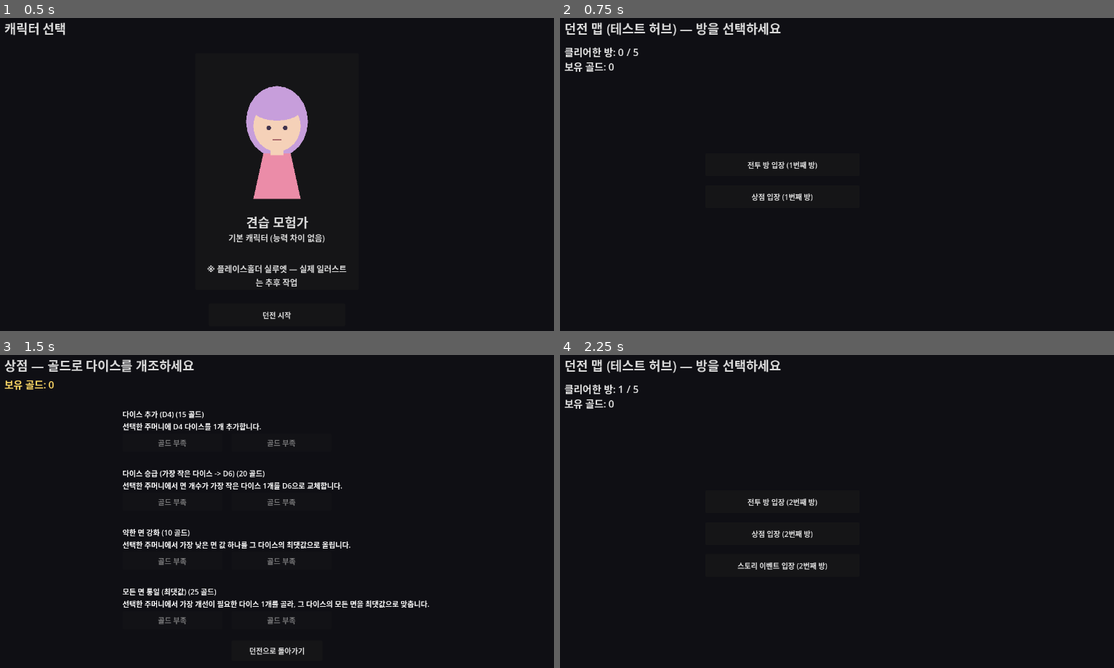
Above: before the commit, frames 1-4 (two rows, left to right).
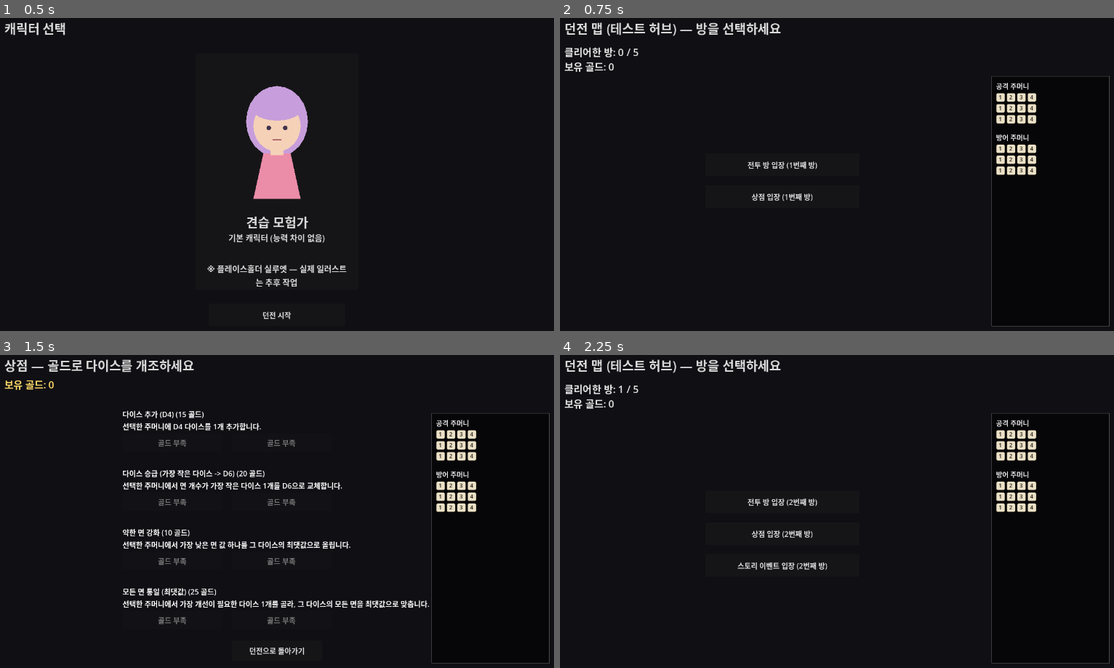
Above: after the commit, the same moments.

Repository: YGseok/ProjectD
Game: Godot game, scene res://code/scenes/character_select.tscn
Two runs of this game, one before a commit and one after it. Both use one fixed random seed, a clock stepped at 60 frames per second and the inputs below.
Inputs:
- Up to frame 1 (0.5 s): no input
- Up to frame 2 (0.75 s): click "던전 시작" at 0.5 s
- Up to frame 3 (1.5 s): click "상점 입장 (1번째 방)" at 1.25 s
- Up to frame 4 (2.25 s): click "던전으로 돌아가기" at 2 s

Frame 1 is identical in both runs. In frame 2, 1.4% of the frame differs, in the area x 77-100%, y 18-99%; in frame 3, 1.4%; in frame 4, 1.4%.

Commit message:
feat: 공격/방어 덱 상시 표시 패널(view-only) 추가
INBOX.md 피드백("내 공격 덱과 방어 덱이 어떤 눈금을 보유한 주사위들인지 항상
떠있으면 좋겠다")을 반영. 새 DeckPanel(code/scenes/deck_panel.gd)을
dungeon_map/shop/event/story_event 4개 화면 우측에 붙여 RunState의 공격/방어
주머니 구성을 조회 전용으로 상시 표시한다. RunState 변경을 프레임마다 서명
비교로 감지해 자동 갱신하므로 각 씬에 별도 배선이 필요 없다.

combat_test.tscn은 화면이 이미 꽉 차 있어 이번엔 제외(다음 이터레이션 큐에 기록).
STATUS.md/INBOX.md 인수인계 갱신 포함.

Co-Authored-By: Claude Sonnet 5 <noreply@anthropic.com>

Diff:
--- /dev/null
+++ b/code/scenes/deck_panel.gd
@@ -0,0 +1,119 @@
+class_name DeckPanel
+extends PanelContainer
+## 화면 한쪽에 상시 떠 있는 "내 덱 보기" 패널 (view-only).
+## INBOX.md 피드백(2026-09-03): "내 공격 덱과 방어 덱이 어떤 눈금을 보유한 주사위들인지
+## 항상 떠있으면 좋겠다 (전투 중에도, 선택지 중에도)".
+##
+## STATUS.md 큐 0번 권고("공용 패널을 한 번에 다 하지 말고 '보기 전용 패널 추가'부터
+## 작게 시작할 것")를 반영해, 이번 이터레이션에서는 상호작용(커스터마이징) 없이
+## 공격/방어 주머니 구성을 보여주기만 한다. 여러 씬(dungeon_map/shop/event/
+## story_event)에 그대로 붙여 쓸 수 있도록 스크립트 하나로 완결된 Control이며
+## 별도 .tscn이 필요 없다 (shape_die_chip.gd와 같은 패턴).
+##
+## combat_test.tscn은 화면이 이미 다이스 뷰포트/초상화/로그로 꽉 차 있어 이 패널을
+## 넣을 여유 공간이 없다 — 다음 이터레이션에서 레이아웃을 다시 짜야 함 (docs/STATUS.md
+## 참고).
+
+const CHIP_SIZE := 20.0
+const CHIP_GAP := 3.0
+const SECTION_GAP := 10.0
+
+var _vbox: VBoxContainer
+var _last_signature := ""
+
+
+func _ready() -> void:
+	var style := StyleBoxFlat.new()
+	style.bg_color = Color(0, 0, 0, 0.6)
+	style.border_width_left = 1
+	style.border_width_top = 1
+	style.border_width_right = 1
+	style.border_width_bottom = 1
+	style.border_color = Color(0.4, 0.4, 0.4)
+	style.content_margin_left = 10
+	style.content_margin_top = 10
+	style.content_margin_right = 10
+	style.content_margin_bottom = 10
+	add_theme_stylebox_override("panel", style)
+
+	_vbox = VBoxContainer.new()
+	_vbox.add_theme_constant_override("separation", 4)
+	add_child(_vbox)
+	_rebuild()
+
+
+## 커스터마이징/아이템 적용 등으로 RunState의 다이스 구성이 바뀔 수 있으므로, 매
+## 프레임 내용을 문자열 서명으로 비교해 실제로 바뀐 경우에만 다시 그린다 (모든
+## 호출부에 "덱이 바뀌면 패널도 갱신해라" 배선을 일일이 추가하지 않아도 되게 하기
+## 위함 — 다이스 개수가 많아야 수십 개 수준이라 매 프레임 비교 비용은 무시할 만함).
+func _process(_delta: float) -> void:
+	var sig := _signature()
+	if sig != _last_signature:
+		_last_signature = sig
+		_rebuild()
+
+
+func _signature() -> String:
+	return "%s#%s" % [_bag_signature(RunState.player_attack_bag), _bag_signature(RunState.player_defense_bag)]
+
+
+func _bag_signature(bag: DiceBag) -> String:
+	var s := ""
+	for faces in bag.dice:
+		s += "["
+		for v in faces:
+			s += str(v) + ","
+		s += "]"
+	return s
+
+
+func _rebuild() -> void:
+	for c in _vbox.get_children():
+		c.queue_free()
+	_add_section("공격 주머니", RunState.player_attack_bag)
+	_add_spacer()
+	_add_section("방어 주머니", RunState.player_defense_bag)
+
+
+func _add_section(title_text: String, bag: DiceBag) -> void:
+	var title := Label.new()
+	title.text = title_text
+	title.add_theme_font_size_override("font_size", 15)
+	title.add_theme_color_override("font_color", Color(0.9, 0.9, 0.9))
+	_vbox.add_child(title)
+	for faces in bag.dice:
+		var row := HBoxContainer.new()
+		row.add_theme_constant_override("separation", CHIP_GAP)
+		for v in faces:
+			row.add_child(_make_chip(v))
+		_vbox.add_child(row)
+
+
+func _make_chip(value: int) -> Control:
+	var panel := Panel.new()
+	panel.custom_minimum_size = Vector2(CHIP_SIZE, CHIP_SIZE)
+	var style := StyleBoxFlat.new()
+	style.bg_color = Color(0.92, 0.88, 0.78)
+	style.border_width_left = 1
+	style.border_width_top = 1
+	style.border_width_right = 1
+	style.border_width_bottom = 1
+	style.border_color = Color(0.15, 0.12, 0.08)
+	style.set_corner_radius_all(3)
+	panel.add_theme_stylebox_override("panel", style)
+
+	var label := Label.new()
+	label.text = str(value)
+	label.set_anchors_preset(Control.PRESET_FULL_RECT)
+	label.horizontal_alignment = HORIZONTAL_ALIGNMENT_CENTER
+	label.vertical_alignment = VERTICAL_ALIGNMENT_CENTER
+	label.add_theme_font_size_override("font_size", 12)
+	label.add_theme_color_override("font_color", Color(0.15, 0.12, 0.08))
+	panel.add_child(label)
+	return panel
+
+
+func _add_spacer() -> void:
+	var spacer := Control.new()
+	spacer.custom_minimum_size = Vector2(0, SECTION_GAP)
+	_vbox.add_child(spacer)
--- a/code/scenes/dungeon_map.tscn
+++ b/code/scenes/dungeon_map.tscn
@@ -1,6 +1,7 @@
-[gd_scene load_steps=4 format=3 uid="uid://qa_dungeon_map"]
+[gd_scene load_steps=5 format=3 uid="uid://qa_dungeon_map"]
 
 [ext_resource type="Script" path="res://code/scenes/dungeon_map.gd" id="1_script"]
+[ext_resource type="Script" path="res://code/scenes/deck_panel.gd" id="2_deck_panel"]
 
 [sub_resource type="LabelSettings" id="LabelSettings_title"]
 font_size = 28
@@ -69,3 +70,10 @@
 offset_right = 690.0
 offset_bottom = 580.0
 text = "스토리 이벤트 입장"
+
+[node name="DeckPanel" type="PanelContainer" parent="."]
+offset_left = 980.0
+offset_top = 150.0
+offset_right = 1240.0
+offset_bottom = 700.0
+script = ExtResource("2_deck_panel")
--- a/code/scenes/event.tscn
+++ b/code/scenes/event.tscn
@@ -1,6 +1,7 @@
-[gd_scene load_steps=3 format=3 uid="uid://qa_event"]
+[gd_scene load_steps=4 format=3 uid="uid://qa_event"]
 
 [ext_resource type="Script" path="res://code/scenes/event.gd" id="1_script"]
+[ext_resource type="Script" path="res://code/scenes/deck_panel.gd" id="2_deck_panel"]
 
 [sub_resource type="LabelSettings" id="LabelSettings_title"]
 font_size = 28
@@ -24,3 +25,10 @@
 
 [node name="ItemsRoot" type="Node2D" parent="."]
 position = Vector2(300, 140)
+
+[node name="DeckPanel" type="PanelContainer" parent="."]
+offset_left = 980.0
+offset_top = 150.0
+offset_right = 1240.0
+offset_bottom = 700.0
+script = ExtResource("2_deck_panel")
--- a/code/scenes/shop.tscn
+++ b/code/scenes/shop.tscn
@@ -1,6 +1,7 @@
-[gd_scene load_steps=4 format=3 uid="uid://qa_shop"]
+[gd_scene load_steps=5 format=3 uid="uid://qa_shop"]
 
 [ext_resource type="Script" path="res://code/scenes/shop.gd" id="1_script"]
+[ext_resource type="Script" path="res://code/scenes/deck_panel.gd" id="2_deck_panel"]
 
 [sub_resource type="LabelSettings" id="LabelSettings_title"]
 font_size = 28
@@ -43,3 +44,10 @@
 offset_right = 740.0
 offset_bottom = 695.0
 text = "던전으로 돌아가기"
+
+[node name="DeckPanel" type="PanelContainer" parent="."]
+offset_left = 980.0
+offset_top = 150.0
+offset_right = 1240.0
+offset_bottom = 700.0
+script = ExtResource("2_deck_panel")
--- a/code/scenes/story_event.tscn
+++ b/code/scenes/story_event.tscn
@@ -1,6 +1,7 @@
-[gd_scene load_steps=4 format=3 uid="uid://qa_story_event"]
+[gd_scene load_steps=5 format=3 uid="uid://qa_story_event"]
 
 [ext_resource type="Script" path="res://code/scenes/story_event.gd" id="1_script"]
+[ext_resource type="Script" path="res://code/scenes/deck_panel.gd" id="2_deck_panel"]
 
 [sub_resource type="LabelSettings" id="LabelSettings_title"]
 font_size = 28
@@ -62,3 +63,10 @@
 offset_right = 810.0
 offset_bottom = 450.0
 text = "계속"
+
+[node name="DeckPanel" type="PanelContainer" parent="."]
+offset_left = 980.0
+offset_top = 150.0
+offset_right = 1240.0
+offset_bottom = 700.0
+script = ExtResource("2_deck_panel")
Not shown, added: code/scenes/deck_panel.gd.uid
Not shown, changed: docs/STATUS.md
Not shown, changed: docs/feedback/INBOX.md
